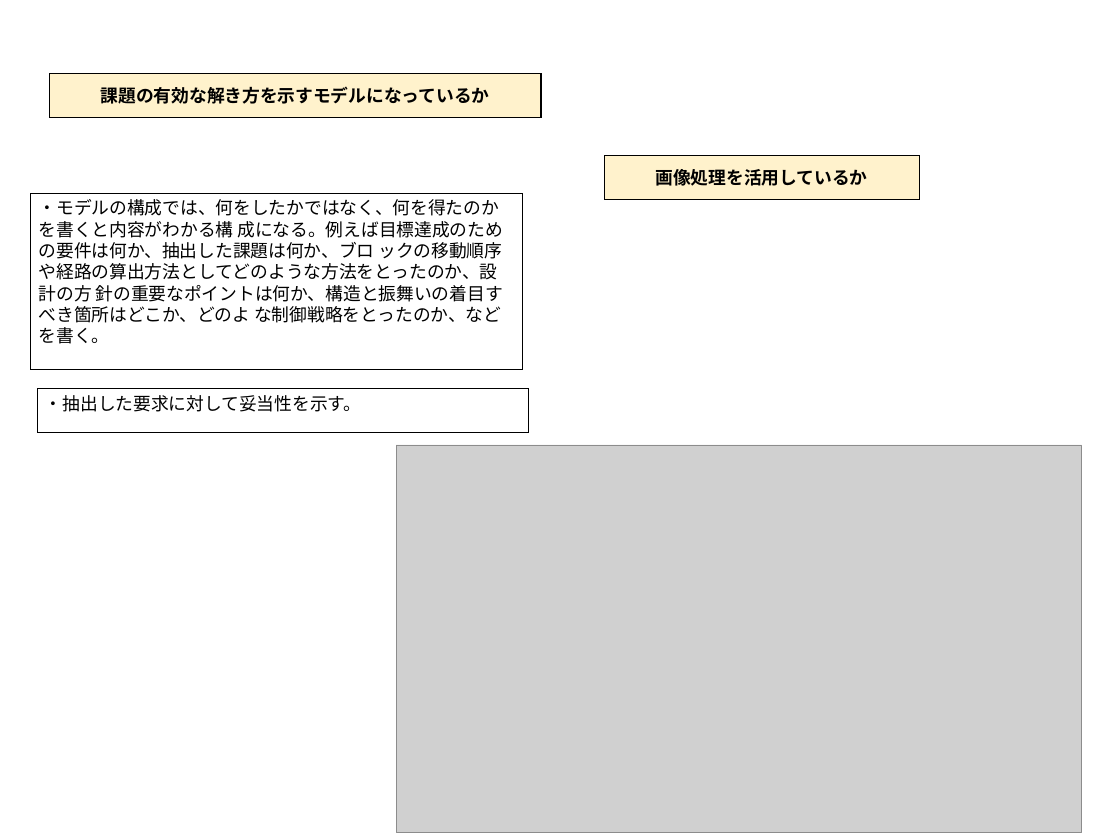
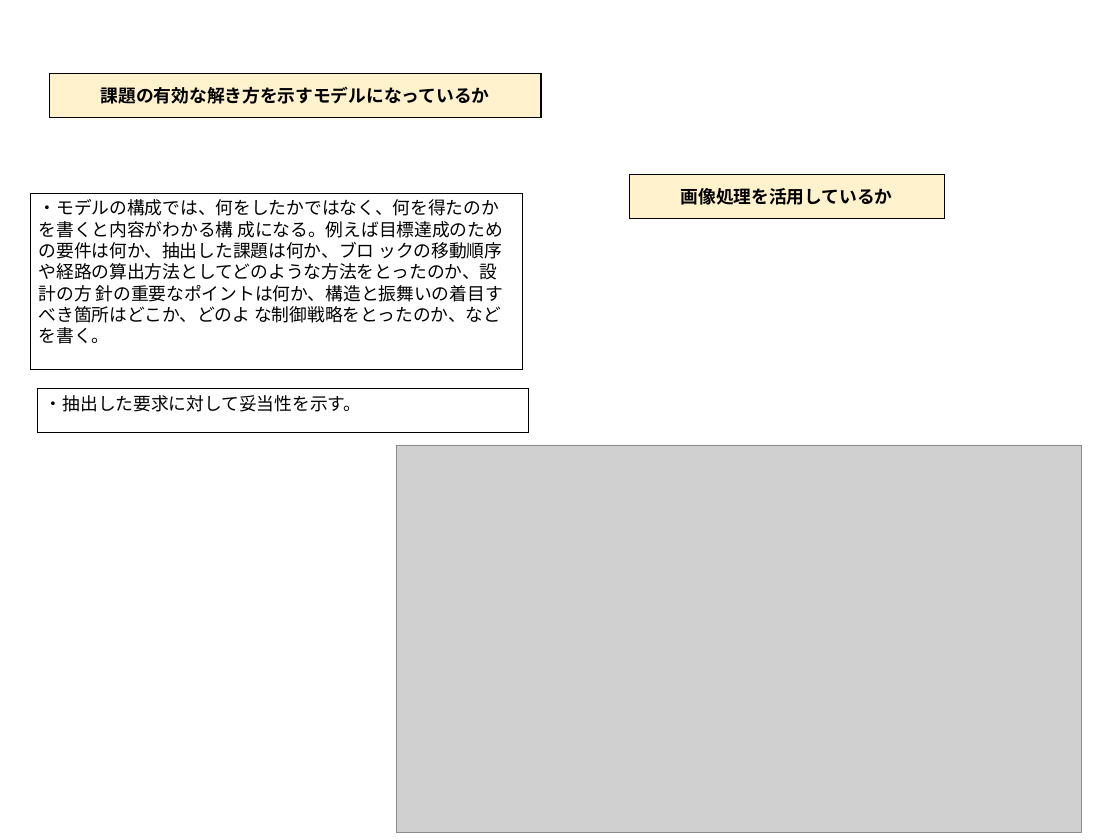
Before and after one commit to McRobo2019/ET_Robo_2019, a slide deck: slide 2 of Specification/hirojiren_model_file_advanced.pptx. Drawn at 1120x840 pixels with LibreOffice and Linux fonts; fonts in the diff are those of the drawing; grey boxes stand for pictures. Boxes give left, top, right and bottom in pixels: in the first picture for what was removed or moved away, otherwise in the second. Text is boxed around its words. In the diff, an @@ line names an element or a change of style, - is before the commit and + after.

Commit message:
KP-96 審査ポイントの追加

```diff
--- a/Specification/hirojiren_model_file_advanced.pptx
+++ b/Specification/hirojiren_model_file_advanced.pptx
@@ rectangle "画像処理を活用しているか": place and size @@
-rectangle "画像処理を活用しているか" at bbox=[604, 155, 919, 199]
+rectangle "画像処理を活用しているか" at bbox=[630, 174, 945, 218]
```
